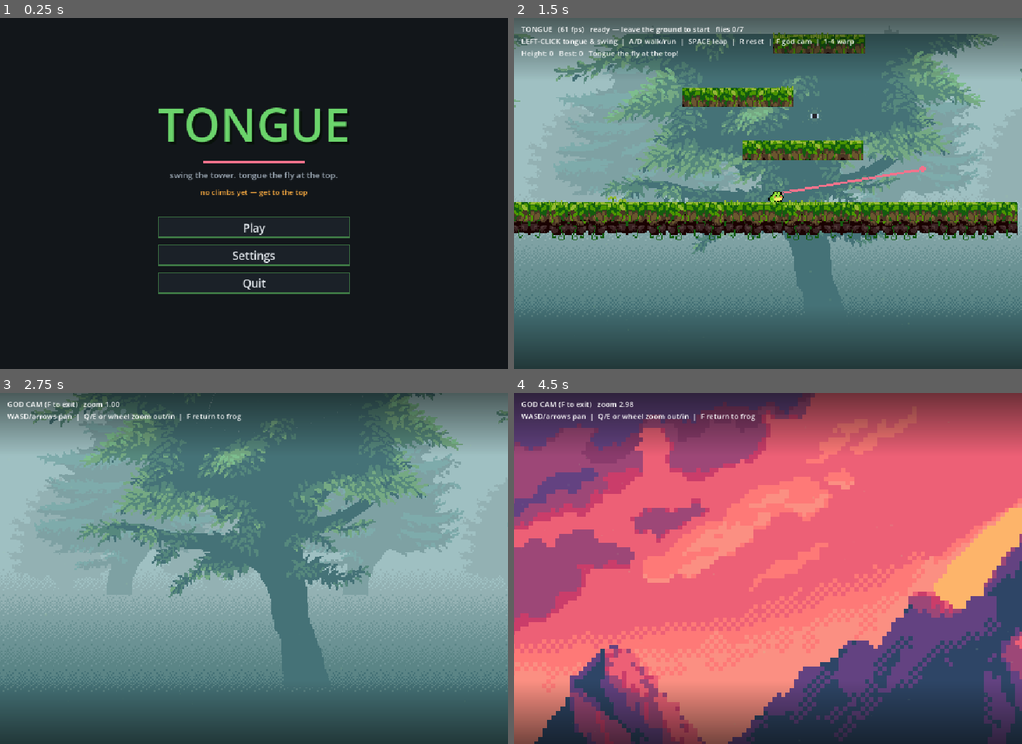
Above: before the commit, frames 1-4 (two rows, left to right).
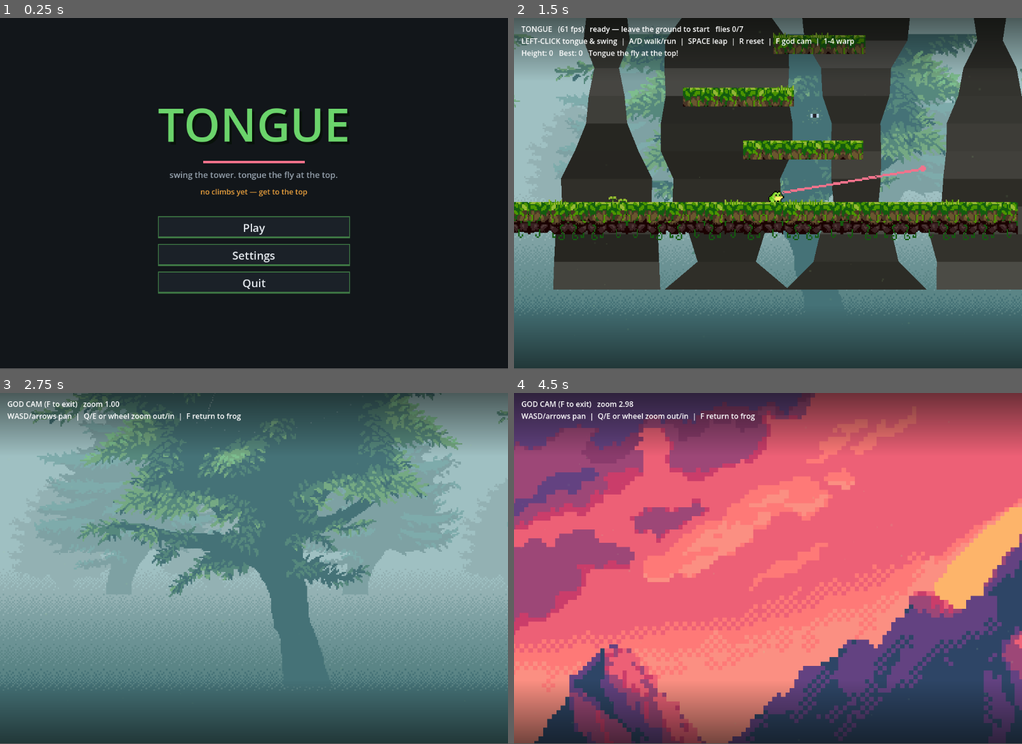
Above: after the commit, the same moments.

Repository: asg86260/Tongue
Game: Godot game, scene res://Title.tscn
The game is run twice, just before and just after one commit, with the same random seed, the same clock (stepped at 60 frames per second) and the same inputs.
Inputs (mouse positions are in pixels of both pictures, inside the frame that each line leads up to):
- Up to frame 1 (0.25 s): no input
- Up to frame 2 (1.5 s): click "Play" at 0.5 s; tap Enter at 1.25 s; move the mouse to (879, 175) at 1.27 s; press the mouse at (879, 175) at 1.28 s; hold D (move_right) from 1.28 s (still down)
- Up to frame 3 (2.75 s): tap Space (jump) at 1.52, 1.82, 2.27, 2.57 s; move the mouse to (152, 586) at 2.02 s; release D (move_right) at 2.03 s; release the mouse at (152, 586) at 2.03 s; hold S (move_down) from 2.03 s (still down); tap F (godcam) at 2.1 s
- Up to frame 4 (4.5 s): move the mouse to (818, 491) at 2.77 s; release S (move_down) at 2.78 s; hold D (move_right) 2.78-3.53 s; hold E (zoom_in) 2.78-3.53 s; move the mouse to (742, 638) at 3.52 s; hold W (move_up) 3.53-4.28 s; tap Q (zoom_out) at 3.6 s; click (742, 638) at 3.67 s; tap Space (jump) at 3.77, 4.07 s; move the mouse to (920, 621) at 4.27 s; hold A (move_left) from 4.28 s (still down); tap 1 at 4.35 s
In our replay, the window is 800x553 before the commit and 800x552 after it. These sizes can differ from the game's own. Grey fills any space a smaller window leaves; there, only what the larger window draws over its background counts as a difference.

The runs differ from the first frame. In frame 1, 1.5% of the frame differs, in the area x 31-69%, y 25-79%; in frame 2, 43%, in the area x 0-100%, y 0-83%; in frame 3, 1.7%; in frame 4, 2.3%.

Commit message:
Add structural rock back-wall + fullscreen shows more map (no zoom)
Backwall.gd: dark biome-tinted jagged rock masses (strata-textured trapezoid
stacks) behind the ledges so the climb reads as a rocky chasm structure, not
floating ledges. Gaps between masses keep the parallax vista visible; no collision.
Stretch mode disabled so fullscreen reveals more of the map instead of zooming.

Co-Authored-By: Claude Opus 4.8 <noreply@anthropic.com>

Diff:
--- /dev/null
+++ b/Backwall.gd
@@ -0,0 +1,47 @@
+extends Node2D
+
+# A near structural layer: dark, biome-tinted rock masses behind the ledges (no
+# collision) so the ledges read as growing from a cliff structure instead of floating
+# in void — gaps between the masses keep the parallax vista visible. Each mass is a
+# stack of width-varying, shade-varying trapezoids so it reads as rough rock, not a bar.
+# Drawn once; static. In front of the parallax (CanvasLayer -10), behind the ledges.
+
+const Biome := preload("res://Biome.gd")
+const SPAWN_Y := -40.0
+const TOPY := -5320.0
+const BOTY := 240.0
+const COLS := [-340.0, -80.0, 200.0, 490.0, 800.0]
+
+func _ready() -> void:
+	z_index = -4
+	queue_redraw()
+
+func _draw() -> void:
+	for i in COLS.size():
+		_mass(COLS[i], 116.0 + (i % 3) * 18.0, float(i) * 2.3, int(COLS[i]) * 31 + 7)
+
+func _mass(cx: float, base_hw: float, phase: float, seed: int) -> void:
+	var rng := RandomNumberGenerator.new()
+	rng.seed = seed
+	var step := 60.0
+	var y := BOTY
+	var pl := cx - base_hw
+	var pr := cx + base_hw
+	while y > TOPY:
+		var midy := y - step * 0.5
+		var col := _rock((SPAWN_Y - midy) / 100.0)
+		var hw := base_hw * (0.66 + 0.34 * sin(midy * 0.006 + phase)) + rng.randf_range(-16.0, 16.0)
+		var l := cx - hw
+		var r := cx + hw
+		# per-segment shade variation gives a rough rock surface
+		var shade: Color = col.lightened(rng.randf_range(0.0, 0.14)) if rng.randf() < 0.45 else col.darkened(rng.randf_range(0.0, 0.22))
+		draw_colored_polygon(
+			PackedVector2Array([Vector2(pl, y), Vector2(pr, y), Vector2(r, y - step), Vector2(l, y - step)]),
+			shade)
+		pl = l
+		pr = r
+		y -= step
+
+func _rock(hm: float) -> Color:
+	var t := Biome.tint(hm)
+	return Color(0.19 * t.r, 0.18 * t.g, 0.17 * t.b, 1.0)
--- a/Game.gd
+++ b/Game.gd
@@ -10,6 +10,7 @@
 const WinScreenScene := preload("res://WinScreen.gd")
 const BackdropScene := preload("res://Backdrop.gd")
 const AtmosphereScene := preload("res://Atmosphere.gd")
+const BackwallScene := preload("res://Backwall.gd")
 const Biome := preload("res://Biome.gd")
 
 const PIX := 2.6              # pixel-cell size for the chunky pixel-art draw helpers
@@ -57,6 +58,7 @@
 
 func _ready() -> void:
 	_build_level()
+	add_child(BackwallScene.new())   # structural rock columns behind the ledges
 	_build_player()
 	var backdrop := BackdropScene.new()   # ParallaxBackground; follows the camera, layer -10
 	backdrop.target = player
--- a/project.godot
+++ b/project.godot
@@ -22,7 +22,7 @@
 
 window/size/viewport_width=1100
 window/size/viewport_height=760
-window/stretch/mode="canvas_items"
+window/stretch/mode="disabled"
 window/stretch/aspect="expand"
 window/vsync/vsync_mode=0
 
